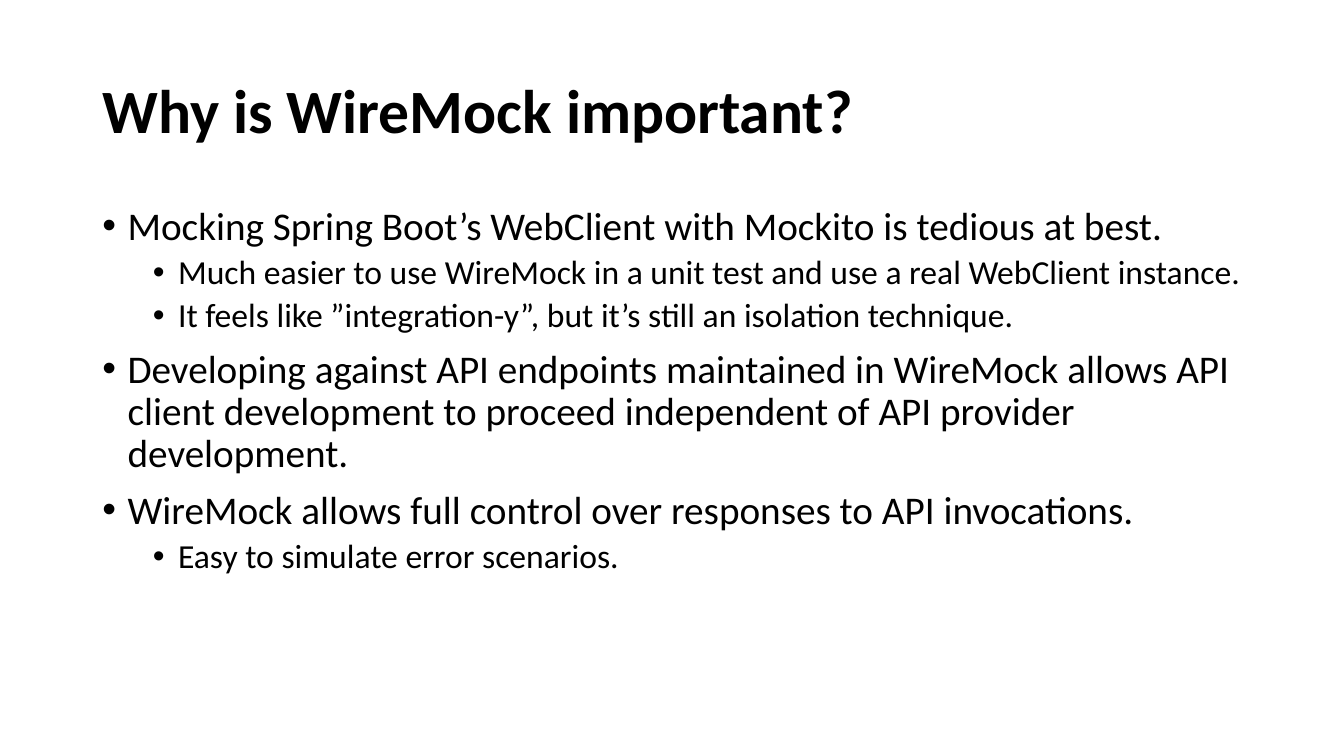
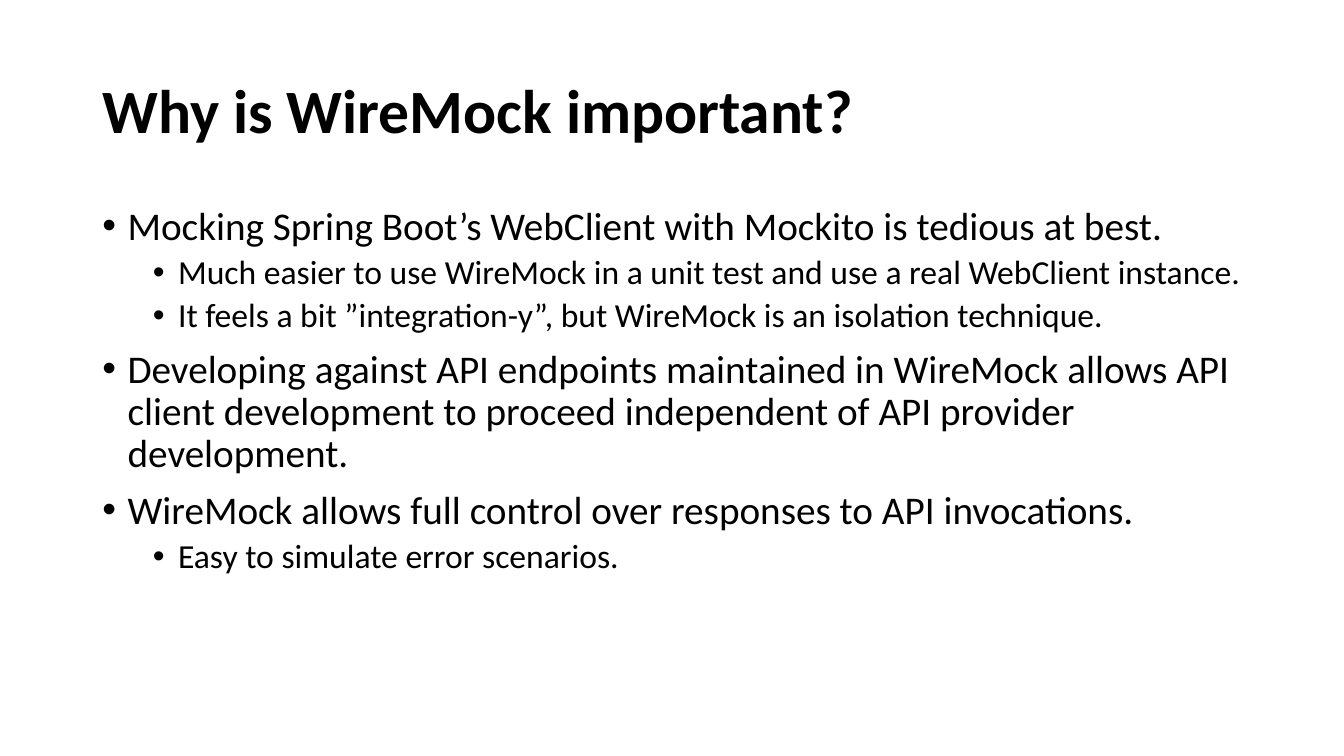
Before and after one commit to cebartling/test-driven, a slide deck: slide 3 of presentations/Introduction to WireMock.pptx. Drawn at 1344x756 pixels with LibreOffice and Linux fonts; fonts in the diff are those of the drawing. Boxes give left, top, right and bottom in pixels: in the first picture for what was removed or moved away, otherwise in the second. Text is boxed around its words. In the diff, an @@ line names an element or a change of style, - is before the commit and + after.

Commit message:
WireMock presentation updates

```diff
--- a/presentations/Introduction to WireMock.pptx
+++ b/presentations/Introduction to WireMock.pptx
@@ text at (178, 303, 1102, 333): text changed @@
-  • It feels like ”integration-y”, but it’s still an isolation technique.
+  • It feels a bit ”integration-y”, but WireMock is an isolation technique.
```
